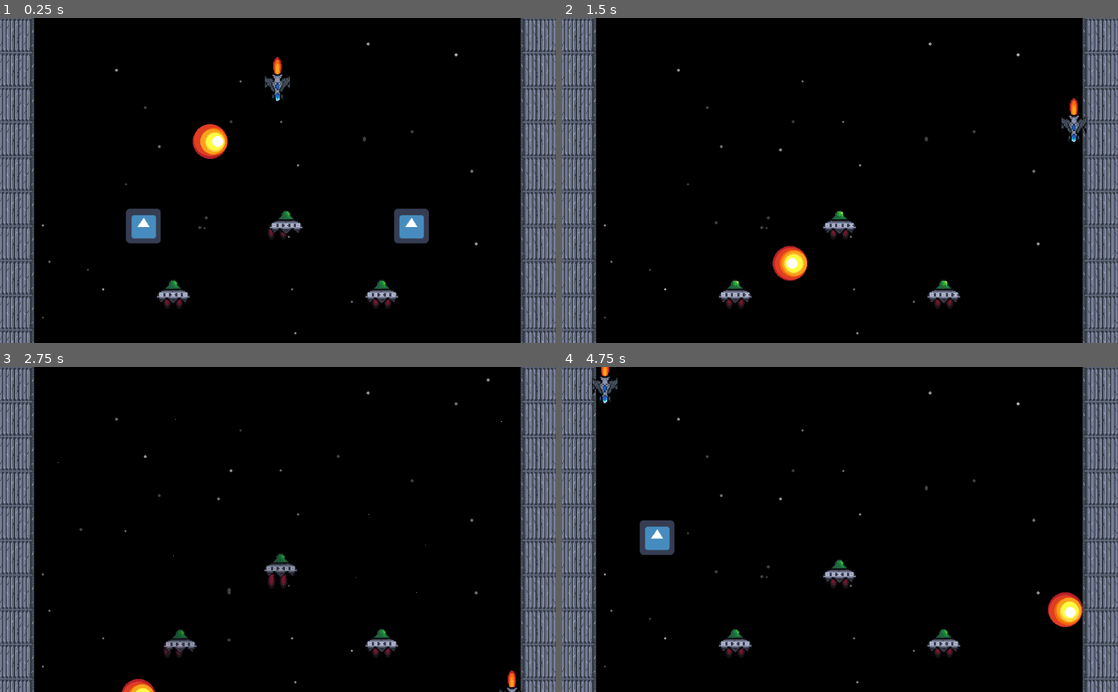
Above: before the commit, frames 1-4 (two rows, left to right).
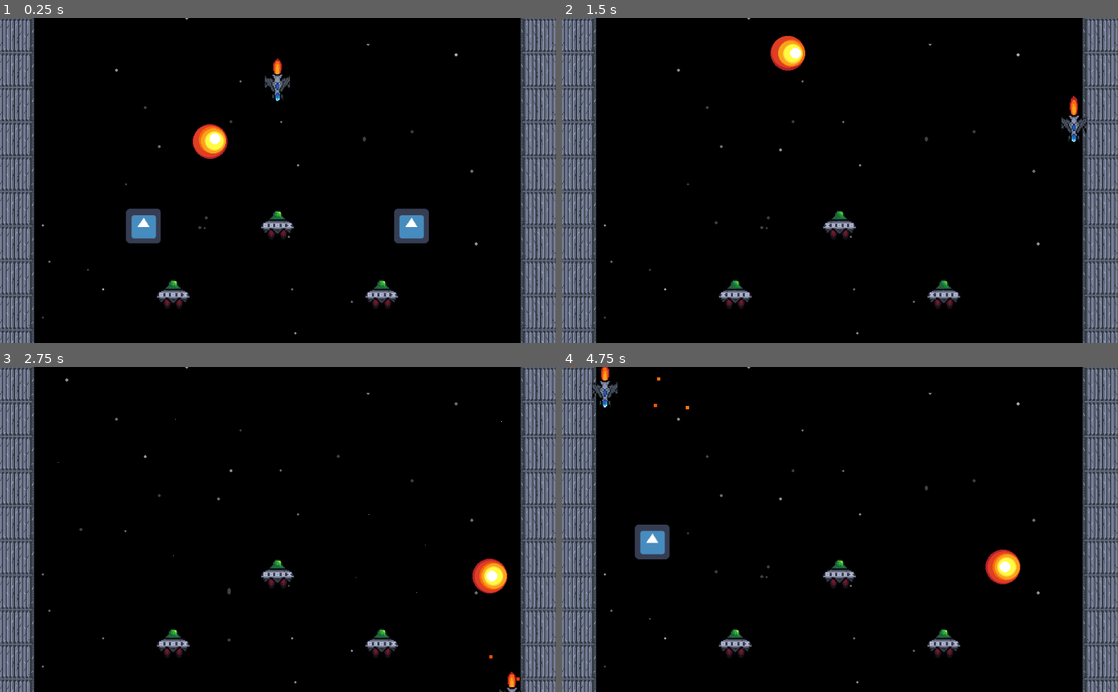
Above: after the commit, the same moments.

Repository: JoseTMonagas/ldjam48
Game: Godot game, scene res://src/main.tscn
The game is run twice, just before and just after one commit, with the same random seed, the same clock (stepped at 60 frames per second) and the same inputs. The engine's default icon, where the game draws it, is replaced by a stand-in: a white triangle on a blue panel in a dark square.
Inputs:
- Up to frame 1 (0.25 s): no input
- Up to frame 2 (1.5 s): tap Enter (ui_accept) at 0.5, 0.77 s; hold Right (ui_right) 0.53-1.28 s; hold Down (ui_down) from 1.28 s (still down)
- Up to frame 3 (2.75 s): tap Enter (ui_accept) at 1.52 s; release Down (ui_down) at 2.03 s; hold Right (ui_right) from 2.03 s (still down)
- Up to frame 4 (4.75 s): release Right (ui_right) at 2.78 s; hold Up (ui_up) 2.78-3.53 s; tap Enter (ui_accept) at 3.02, 3.77, 4.52 s; hold Left (ui_left) from 3.53 s (still down)

The runs differ from the first frame. In frame 1, 0.5% of the frame differs, in the area x 29-72%, y 0-86%; in frame 2, 1.1%; in frame 3, 1.4%; in frame 4, 2.1%, in the area x 1-94%, y 0-86%.

Commit message:
Add SFX

Diff:
--- /dev/null
+++ b/default_bus_layout.tres
@@ -0,0 +1,9 @@
+[gd_resource type="AudioBusLayout" format=2]
+
+[resource]
+bus/1/name = "Sfx"
+bus/1/solo = false
+bus/1/mute = false
+bus/1/bypass_fx = false
+bus/1/volume_db = 0.0
+bus/1/send = "Master"
--- a/src/ball/ball.gd
+++ b/src/ball/ball.gd
@@ -13,6 +13,7 @@
 	var collision: KinematicCollision2D = move_and_collide(velocity * delta)
 
 	if collision:
+		$BounceSFX.play()
 		velocity = velocity.bounce(collision.normal)
 
 		if collision.collider.has_method("hit"):
--- a/src/ball/ball.tscn
+++ b/src/ball/ball.tscn
@@ -1,7 +1,9 @@
-[gd_scene load_steps=9 format=2]
+[gd_scene load_steps=11 format=2]
 
 [ext_resource path="res://assets/ball.png" type="Texture" id=1]
 [ext_resource path="res://src/ball/ball.gd" type="Script" id=2]
+[ext_resource path="res://sfx/spaceEngine_000.ogg" type="AudioStream" id=3]
+[ext_resource path="res://sfx/forceField_000.ogg" type="AudioStream" id=4]
 
 [sub_resource type="AtlasTexture" id=1]
 atlas = ExtResource( 1 )
@@ -38,8 +40,14 @@
 
 [node name="Sprite" type="AnimatedSprite" parent="."]
 frames = SubResource( 5 )
-frame = 3
 playing = true
 
 [node name="CollisionShape2D" type="CollisionShape2D" parent="."]
 shape = SubResource( 6 )
+
+[node name="BaseSFX" type="AudioStreamPlayer2D" parent="."]
+stream = ExtResource( 3 )
+autoplay = true
+
+[node name="BounceSFX" type="AudioStreamPlayer2D" parent="."]
+stream = ExtResource( 4 )
--- a/src/brick/brick.gd
+++ b/src/brick/brick.gd
@@ -34,6 +34,8 @@
 
 	health -= damage
 
+	$HurtSFX.play()
+
 	animation_player.play("hit")
 
 	if health <= 0:
--- a/src/brick/brick.tscn
+++ b/src/brick/brick.tscn
@@ -1,55 +1,57 @@
-[gd_scene load_steps=15 format=2]
+[gd_scene load_steps=17 format=2]
 
 [ext_resource path="res://assets/AlienThrust.png" type="Texture" id=1]
 [ext_resource path="res://src/brick/brick.gd" type="Script" id=2]
 [ext_resource path="res://vfx/hit.tres" type="Animation" id=3]
 [ext_resource path="res://assets/AlienShip.png" type="Texture" id=4]
+[ext_resource path="res://sfx/explosionCrunch_000.ogg" type="AudioStream" id=5]
+[ext_resource path="res://sfx/spaceEngine_001.ogg" type="AudioStream" id=6]
 
-[sub_resource type="RectangleShape2D" id=5]
+[sub_resource type="RectangleShape2D" id=1]
 extents = Vector2( 32, 32 )
 
-[sub_resource type="AtlasTexture" id=1]
+[sub_resource type="AtlasTexture" id=2]
+atlas = ExtResource( 1 )
+region = Rect2( 0, 0, 32, 32 )
+
+[sub_resource type="AtlasTexture" id=3]
+atlas = ExtResource( 1 )
+region = Rect2( 32, 0, 32, 32 )
+
+[sub_resource type="AtlasTexture" id=4]
+atlas = ExtResource( 1 )
+region = Rect2( 64, 0, 32, 32 )
+
+[sub_resource type="AtlasTexture" id=5]
+atlas = ExtResource( 1 )
+region = Rect2( 96, 0, 32, 32 )
+
+[sub_resource type="SpriteFrames" id=6]
+animations = [ {
+"frames": [ SubResource( 2 ), SubResource( 3 ), SubResource( 4 ), SubResource( 5 ) ],
+"loop": true,
+"name": "default",
+"speed": 5.0
+} ]
+
+[sub_resource type="AtlasTexture" id=7]
 atlas = ExtResource( 4 )
 region = Rect2( 0, 0, 32, 32 )
 
-[sub_resource type="AtlasTexture" id=2]
+[sub_resource type="AtlasTexture" id=8]
 atlas = ExtResource( 4 )
 region = Rect2( 32, 0, 32, 32 )
 
-[sub_resource type="AtlasTexture" id=3]
+[sub_resource type="AtlasTexture" id=9]
 atlas = ExtResource( 4 )
 region = Rect2( 64, 0, 32, 32 )
 
-[sub_resource type="SpriteFrames" id=4]
+[sub_resource type="SpriteFrames" id=10]
 animations = [ {
-"frames": [ SubResource( 1 ), SubResource( 2 ), SubResource( 3 ) ],
+"frames": [ SubResource( 7 ), SubResource( 8 ), SubResource( 9 ) ],
 "loop": true,
 "name": "default",
 "speed": 6.0
-} ]
-
-[sub_resource type="AtlasTexture" id=6]
-atlas = ExtResource( 1 )
-region = Rect2( 0, 0, 32, 32 )
-
-[sub_resource type="AtlasTexture" id=7]
-atlas = ExtResource( 1 )
-region = Rect2( 32, 0, 32, 32 )
-
-[sub_resource type="AtlasTexture" id=8]
-atlas = ExtResource( 1 )
-region = Rect2( 64, 0, 32, 32 )
-
-[sub_resource type="AtlasTexture" id=9]
-atlas = ExtResource( 1 )
-region = Rect2( 96, 0, 32, 32 )
-
-[sub_resource type="SpriteFrames" id=10]
-animations = [ {
-"frames": [ SubResource( 6 ), SubResource( 7 ), SubResource( 8 ), SubResource( 9 ) ],
-"loop": true,
-"name": "default",
-"speed": 5.0
 } ]
 
 [node name="Brick" type="StaticBody2D"]
@@ -58,31 +60,39 @@
 script = ExtResource( 2 )
 
 [node name="CollisionShape2D" type="CollisionShape2D" parent="."]
-shape = SubResource( 5 )
+shape = SubResource( 1 )
 
 [node name="AnimationPlayer" type="AnimationPlayer" parent="."]
 anims/hit = ExtResource( 3 )
 
-[node name="Sprite" type="AnimatedSprite" parent="."]
+[node name="BodyPivot" type="Node2D" parent="."]
+
+[node name="Thrusters" type="Node2D" parent="BodyPivot"]
+position = Vector2( -3.96851, 18.7779 )
+
+[node name="Thrust1" type="AnimatedSprite" parent="BodyPivot/Thrusters"]
+position = Vector2( -5.91888, -16 )
+scale = Vector2( 2, 2 )
+frames = SubResource( 6 )
+playing = true
+
+[node name="Thrust2" type="AnimatedSprite" parent="BodyPivot/Thrusters"]
+position = Vector2( 16.0815, -16 )
+scale = Vector2( 2, 2 )
+frames = SubResource( 6 )
+playing = true
+
+[node name="Sprite" type="AnimatedSprite" parent="BodyPivot"]
 position = Vector2( -9.53674e-07, 9.53674e-07 )
 scale = Vector2( 2, 2 )
 z_index = 1
-frames = SubResource( 4 )
+frames = SubResource( 10 )
+frame = 1
 playing = true
 
-[node name="Thrusters" type="Node2D" parent="."]
-position = Vector2( -3.96851, 18.7779 )
+[node name="HurtSFX" type="AudioStreamPlayer2D" parent="."]
+stream = ExtResource( 5 )
 
-[node name="Thrust1" type="AnimatedSprite" parent="Thrusters"]
-position = Vector2( -5.91888, -16 )
-scale = Vector2( 2, 2 )
-frames = SubResource( 10 )
-frame = 2
-playing = true
-
-[node name="Thrust2" type="AnimatedSprite" parent="Thrusters"]
-position = Vector2( 16.0815, -16 )
-scale = Vector2( 2, 2 )
-frames = SubResource( 10 )
-frame = 2
-playing = true
+[node name="ThrustSFX" type="AudioStreamPlayer2D" parent="."]
+stream = ExtResource( 6 )
+autoplay = true
--- a/src/main.gd
+++ b/src/main.gd
@@ -4,12 +4,26 @@
 onready var ball: KinematicBody2D = $Ball
 onready var player: KinematicBody2D = $Player
 onready var animation_player: AnimationPlayer = $AnimationPlayer
+onready var background_pivot: Node2D = $Background
+onready var tween: Tween = $Tween
 
 
 func _input(event):
 	if event.is_action_pressed("ui_cancel"):
 		for child in $Group.get_children():
 			child.queue_free()
+
+
+func _move_background() -> void:
+	var start_position: float = background_pivot.position.y
+	var move = tween.interpolate_property(background_pivot,
+								"position.y",
+								start_position,
+								start_position - 600,
+								1.4,
+								Tween.TRANS_LINEAR,
+								Tween.EASE_IN)
+	tween.start()
 
 
 func _on_Group_cleared():
--- a/src/main.tscn
+++ b/src/main.tscn
@@ -23,6 +23,20 @@
 "update": 0,
 "values": [ Vector2( 513, 300 ), Vector2( 512, 124 ), Vector2( 512, 124 ), Vector2( 513, 300 ) ]
 }
+tracks/1/type = "method"
+tracks/1/path = NodePath(".")
+tracks/1/interp = 1
+tracks/1/loop_wrap = true
+tracks/1/imported = false
+tracks/1/enabled = true
+tracks/1/keys = {
+"times": PoolRealArray( 1 ),
+"transitions": PoolRealArray( 1 ),
+"values": [ {
+"args": [  ],
+"method": "_move_background"
+} ]
+}
 
 [node name="Main" type="Node"]
 script = ExtResource( 7 )
@@ -32,7 +46,7 @@
 current = true
 
 [node name="TileMap" parent="." instance=ExtResource( 1 )]
-tile_data = PoolIntArray( -65536, 0, 1, -65535, 0, 1, -65534, 0, 1, -65533, 0, 1, -65532, 0, 1, -65531, 0, 1, -65530, 0, 1, -65529, 0, 1, -65528, 0, 1, -65527, 0, 1, -65526, 0, 1, -65525, 0, 1, -65524, 0, 1, -65523, 0, 1, -65522, 0, 1, -65521, 0, 1, 0, 0, 65536, 15, 0, 65537, 65536, 0, 65536, 65551, 0, 65537, 131072, 0, 65536, 131087, 0, 65537, 196608, 0, 65536, 196623, 0, 65537, 262144, 0, 65536, 262159, 0, 65537, 327680, 0, 65536, 327695, 0, 65537, 393216, 0, 65536, 393231, 0, 65537, 458752, 0, 65536, 458767, 0, 65537, 524288, 0, 65536, 524303, 0, 65537, 589824, 0, 65536, 589839, 0, 65537, 655360, 0, 65536, 655361, 0, 0, 655362, 0, 0, 655363, 0, 0, 655364, 0, 0, 655365, 0, 0, 655366, 0, 0, 655367, 0, 0, 655368, 0, 0, 655369, 0, 0, 655370, 0, 0, 655371, 0, 0, 655372, 0, 0, 655373, 0, 0, 655374, 0, 0, 655375, 0, 0 )
+tile_data = PoolIntArray( -262144, 0, 2, -262143, 0, 1, -262142, 0, 1, -262141, 0, 1, -262140, 0, 1, -262139, 0, 1, -262138, 0, 1, -262137, 0, 1, -262136, 0, 1, -262135, 0, 1, -262134, 0, 1, -262133, 0, 1, -262132, 0, 1, -262131, 0, 1, -262130, 0, 1, -262129, 0, 3, -196608, 0, 65536, -196593, 0, 65537, -131072, 0, 65536, -131057, 0, 65537, -65536, 0, 65536, -65521, 0, 65537, 0, 0, 65536, 15, 0, 65537, 65536, 0, 65536, 65551, 0, 65537, 131072, 0, 65536, 131087, 0, 65537, 196608, 0, 65536, 196623, 0, 65537, 262144, 0, 65536, 262159, 0, 65537, 327680, 0, 65536, 327695, 0, 65537, 393216, 0, 65536, 393231, 0, 65537, 458752, 0, 65536, 458767, 0, 65537, 524288, 0, 65536, 524303, 0, 65537, 589824, 0, 65536, 589839, 0, 65537, 655360, 0, 65538, 655361, 0, 0, 655362, 0, 0, 655363, 0, 0, 655364, 0, 0, 655365, 0, 0, 655366, 0, 0, 655367, 0, 0, 655368, 0, 0, 655369, 0, 0, 655370, 0, 0, 655371, 0, 0, 655372, 0, 0, 655373, 0, 0, 655374, 0, 0, 655375, 0, 65539 )
 
 [node name="Ball" parent="." instance=ExtResource( 2 )]
 position = Vector2( 512, 288 )
@@ -89,15 +103,56 @@
 position = Vector2( 704, 512 )
 BRICK_TYPE = 3
 
-[node name="BG" parent="." instance=ExtResource( 5 )]
+[node name="AnimationPlayer" type="AnimationPlayer" parent="."]
+anims/cleared = SubResource( 1 )
+
+[node name="Background" type="Node2D" parent="."]
+
+[node name="BG" parent="Background" instance=ExtResource( 5 )]
 position = Vector2( 512, 300 )
 
-[node name="BG2" parent="." instance=ExtResource( 5 )]
+[node name="BG2" parent="Background" instance=ExtResource( 5 )]
 position = Vector2( 512, 900 )
-rotation = 3.14159
+rotation = -3.14159
 
-[node name="AnimationPlayer" type="AnimationPlayer" parent="."]
-anims/cleared = SubResource( 1 )
+[node name="BG3" parent="Background" instance=ExtResource( 5 )]
+position = Vector2( 512, -252 )
+rotation = -3.14159
+
+[node name="BG4" parent="Background" instance=ExtResource( 5 )]
+position = Vector2( 512, 2044 )
+
+[node name="BG5" parent="Background" instance=ExtResource( 5 )]
+position = Vector2( 512, 2644 )
+rotation = -3.14159
+
+[node name="BG6" parent="Background" instance=ExtResource( 5 )]
+position = Vector2( 512, 1492 )
+rotation = -3.14159
+
+[node name="BG7" parent="Background" instance=ExtResource( 5 )]
+position = Vector2( 512, 3732 )
+
+[node name="BG8" parent="Background" instance=ExtResource( 5 )]
+position = Vector2( 512, 4332 )
+rotation = -3.14159
+
+[node name="BG9" parent="Background" instance=ExtResource( 5 )]
+position = Vector2( 512, 3180 )
+rotation = -3.14159
+
+[node name="BG10" parent="Background" instance=ExtResource( 5 )]
+position = Vector2( 512, 5412 )
+
+[node name="BG11" parent="Background" instance=ExtResource( 5 )]
+position = Vector2( 512, 6012 )
+rotation = -3.14159
+
+[node name="BG12" parent="Background" instance=ExtResource( 5 )]
+position = Vector2( 512, 4860 )
+rotation = -3.14159
+
+[node name="Tween" type="Tween" parent="."]
 [connection signal="died" from="Player" to="." method="_on_Player_died"]
 [connection signal="cleared" from="Group" to="." method="_on_Group_cleared"]
 [connection signal="cleared" from="Group2" to="." method="_on_Group_cleared"]
--- a/src/player/player.gd
+++ b/src/player/player.gd
@@ -13,6 +13,7 @@
 var velocity: Vector2 = Vector2()
 
 onready var animation_player: AnimationPlayer = $AnimationPlayer
+onready var hurt_sfx: AudioStreamPlayer2D = $HurtSFX
 
 
 func _unhandled_input(event: InputEvent):
@@ -50,6 +51,7 @@
 	health -= damage
 
 	animation_player.play("hit")
+	hurt_sfx.play()
 
 	if health <= 0:
 		emit_signal("died")
--- a/src/player/player.tscn
+++ b/src/player/player.tscn
@@ -1,10 +1,12 @@
-[gd_scene load_steps=13 format=2]
+[gd_scene load_steps=15 format=2]
 
 [ext_resource path="res://assets/SpaceShip.png" type="Texture" id=1]
 [ext_resource path="res://src/player/player.gd" type="Script" id=2]
 [ext_resource path="res://vfx/hit.tres" type="Animation" id=3]
 [ext_resource path="res://vfx/hit.tscn" type="PackedScene" id=4]
 [ext_resource path="res://assets/Thrust.png" type="Texture" id=5]
+[ext_resource path="res://sfx/thrusterFire_000.ogg" type="AudioStream" id=6]
+[ext_resource path="res://sfx/explosionCrunch_000.ogg" type="AudioStream" id=7]
 
 [sub_resource type="RectangleShape2D" id=1]
 extents = Vector2( 16, 24 )
@@ -47,22 +49,33 @@
 [node name="AnimationPlayer" type="AnimationPlayer" parent="."]
 anims/hit = ExtResource( 3 )
 
-[node name="Sprite" type="Sprite" parent="."]
+[node name="CollisionShape2D" type="CollisionShape2D" parent="."]
+shape = SubResource( 1 )
+
+[node name="Hit" parent="." instance=ExtResource( 4 )]
+
+[node name="ThrustSFX" type="AudioStreamPlayer2D" parent="."]
+stream = ExtResource( 6 )
+autoplay = true
+bus = "Sfx"
+
+[node name="HurtSFX" type="AudioStreamPlayer2D" parent="."]
+stream = ExtResource( 7 )
+bus = "Sfx"
+
+[node name="BodyPivot" type="Node2D" parent="."]
+
+[node name="Sprite" type="Sprite" parent="BodyPivot"]
 rotation = 3.14159
 scale = Vector2( 1.75, 1.75 )
 z_index = 1
 texture = ExtResource( 1 )
 
-[node name="CollisionShape2D" type="CollisionShape2D" parent="."]
-shape = SubResource( 1 )
-
-[node name="Hit" parent="." instance=ExtResource( 4 )]
-
-[node name="Thrust" type="AnimatedSprite" parent="."]
+[node name="Thrust" type="AnimatedSprite" parent="BodyPivot"]
 position = Vector2( 0, -40 )
 rotation = 3.14159
 scale = Vector2( 1.5, 1.625 )
 frames = SubResource( 7 )
 animation = "Normal"
-frame = 2
+frame = 1
 playing = true
Not shown, added: sfx/explosionCrunch_000.ogg.import
Not shown, added: sfx/forceField_000.ogg.import
Not shown, added: sfx/spaceEngine_000.ogg.import
Not shown, added: sfx/spaceEngine_001.ogg.import
Not shown, added: sfx/thrusterFire_000.ogg.import
Not shown, added: sfx/explosionCrunch_000.ogg
Not shown, added: sfx/forceField_000.ogg
Not shown, added: sfx/spaceEngine_000.ogg
Not shown, added: sfx/spaceEngine_001.ogg
Not shown, added: sfx/thrusterFire_000.ogg
